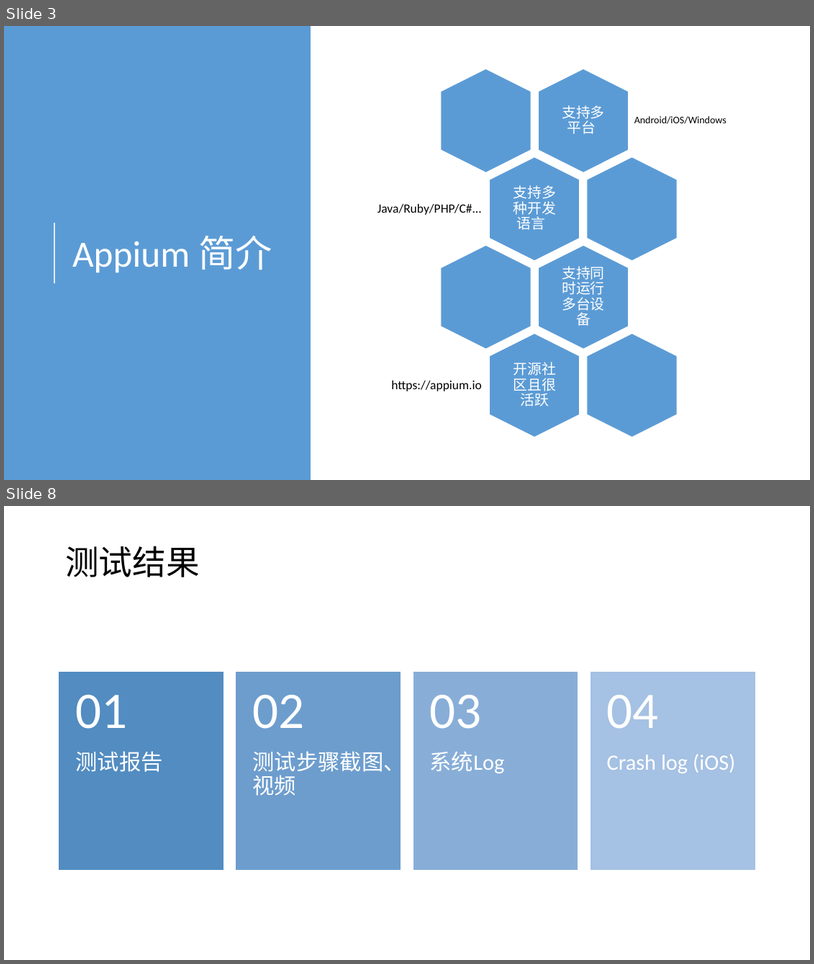
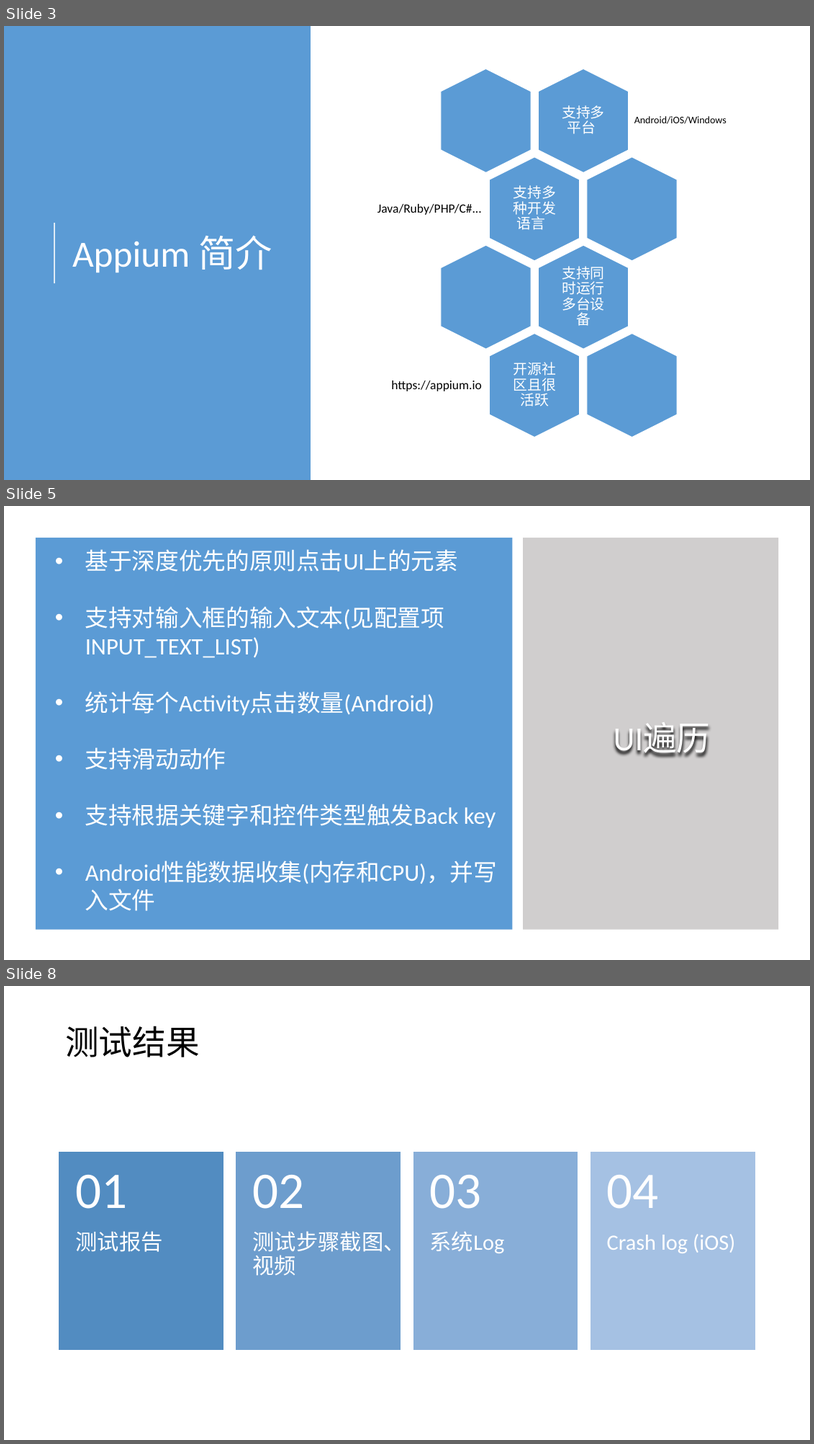
Before and after one commit to lgxqf/UICrawler, a slide deck: doc/UICrawler.pptx. Shown one above the other, each under a label of ours: slides 3 and 8 before the commit, slides 3, 5 and 8 after it; the slides between them are not shown. The pictures are 814x964 and 814x1444 pixels, drawn with LibreOffice and Linux fonts; fonts in the diff are those of the drawing. Boxes give left, top, right and bottom in pixels: in the first picture for what was removed or moved away, otherwise in the second. Text is boxed around its words. In the diff, an @@ line names an element or a change of style, - is before the commit and + after.

```diff
--- a/doc/UICrawler.pptx
+++ b/doc/UICrawler.pptx
@@ slide 5 added at bbox=[4, 506, 810, 960], background #FFFFFF @@
@@ rectangle added at bbox=[36, 538, 513, 929], fill #5B9BD5 @@
@@ rectangle added at bbox=[524, 538, 779, 929], fill #D0CECE @@
@@ text added at bbox=[85, 549, 497, 911], 28 pt, text #FFFFFF @@
+• 基于深度优先的原则点击UI上的元素
+• 支持对输入框的输入文本(见配置项 INPUT_TEXT_LIST)
+• 统计每个Activity点击数量(Android)
+• 支持滑动动作
+• 支持根据关键字和控件类型触发Back key
+• Android性能数据收集(内存和CPU)，并写入文件
@@ title added at bbox=[614, 722, 711, 757], 40 pt, text #FFFFFF @@
+UI遍历
```
Also in this commit, not shown: 6 slides changed, 1 slide removed.
